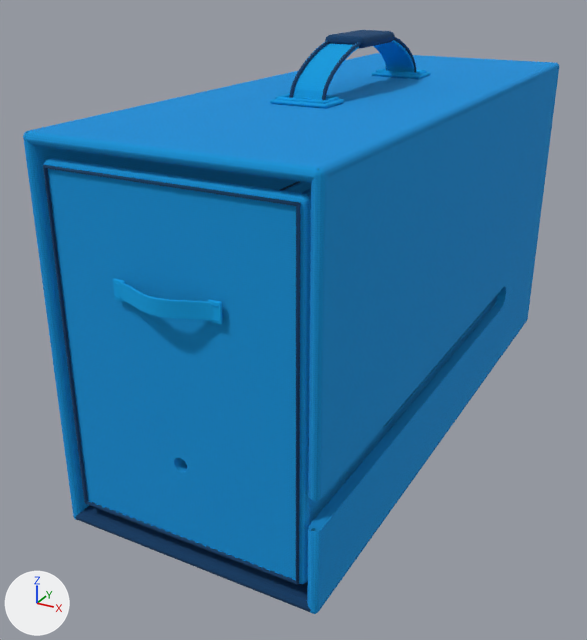
A saved change to the glTF model belt-volume-2-storage.glb.
Camera for both pictures: a 50 mm camera at (0.174, -0.385, 0.235) aimed at (-0.019, -0.035, 0.06). The axes (+X, +Y, +Z) are drawn at lower left. The lights are the same throughout. The older version comes first. Where no turn or scale is listed for an object, it has been applied to the vertices.

In view in the first picture: 'Cabinet_bottom', 'Cabinet_side', 'Cabinet_side.001', 'Cabinet_top', 'Carry_handle_anchor_cross.001', 'Carry_handle_anchor_seam', 'Carry_handle_anchor_seam.001', 'Carry_handle_anchor_seam_stitch', 'Carry_handle_anchor_seam_stitch.001', 'Carry_handle_padded_grip', 'Carry_handle_webbing', 'Drawer_front', 'Drawer_side', 'Drawer_side.001', 'Drawer_webbing_pull', 'Drawer_webbing_pull_stitched_end', 'Drawer_webbing_pull_stitched_end.001', 'Front_sewn_edge', 'Front_sewn_edge_stitch' and 5 more.
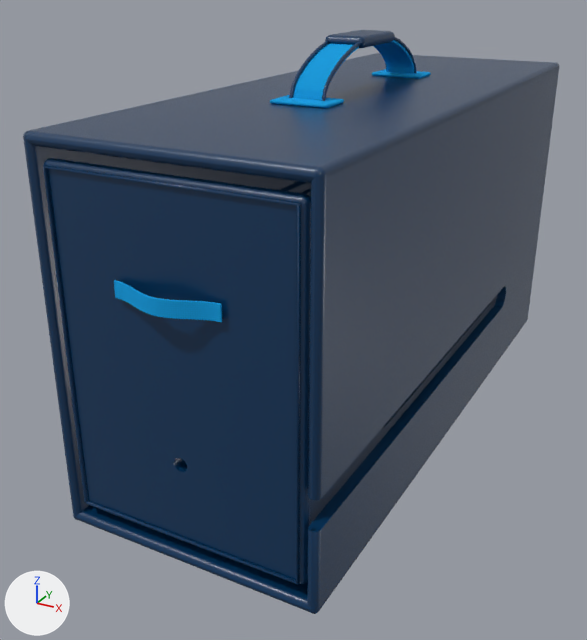
What changed in the scene script:
```text
Add img_plastic_exterior_normal:
    img_plastic_exterior_normal = load_image('Plastic exterior normal', '_unpacked/Plastic_exterior_normal', 256, 256, 'Non-Color')
Add img_plastic_exterior_color:
    img_plastic_exterior_color = load_image('Plastic exterior color', '_unpacked/Plastic_exterior_color', 256, 256, 'sRGB')
Change mat_utsw_thread_cloth_blue:
    mat_utsw_thread_cloth_blue.base_color: (0.0, 0.342, 0.761) -> (0.0, 0.0356, 0.109)  # blue #009ee2 -> dark blue #00355d
Add mat_utsw_shell_plastic_navy:
    mat_utsw_shell_plastic_navy = bpy.data.materials.new('UTSW shell plastic navy')
    # colours: dark blue #00355d
    # uses the picture img_plastic_exterior_color
    # uses the picture img_plastic_exterior_normal
Change me_cube_209:
    where me_cube_209.from_pydata(...)  # 96 vertices, 188 faces; spans x -0.003..0.003, y -0.165..0.165, z -0.089..0.089
    remove me_cube_209.materials.append(mat_utsw_shell_cloth_blue)
    add me_cube_209.materials.append(mat_utsw_shell_plastic_navy)
Change me_cube_210:
    where me_cube_210.from_pydata(...)  # 146 vertices, 288 faces; spans x -0.003..0.003, y -0.165..0.165, z -0.089..0.089
    remove me_cube_210.materials.append(mat_utsw_shell_cloth_blue)
    add me_cube_210.materials.append(mat_utsw_shell_plastic_navy)
Change me_cube_211:
    where me_cube_211.from_pydata(...)  # 96 vertices, 188 faces; spans x -0.064..0.064, y -0.165..0.165, z -0.003..0.003
    remove me_cube_211.materials.append(mat_utsw_shell_cloth_blue)
    add me_cube_211.materials.append(mat_utsw_shell_plastic_navy)
Change me_cube_217:
    where me_cube_217.from_pydata(...)  # 160 vertices, 320 faces; spans x -0.057..0.057, y -0.003..0.003, z -0.079..0.079
    remove me_cube_217.materials.append(mat_utsw_shell_cloth_blue)
    add me_cube_217.materials.append(mat_utsw_shell_plastic_navy)
Change me_cube_218:
    where me_cube_218.from_pydata(...)  # 164 vertices, 328 faces; spans x -0.002..0.002, y -0.157..0.157, z -0.052..0.052
    remove me_cube_218.materials.append(mat_utsw_shell_cloth_blue)
    add me_cube_218.materials.append(mat_utsw_shell_plastic_navy)
Change me_cube_219:
    where me_cube_219.from_pydata(...)  # 232 vertices, 468 faces; spans x -0.002..0.002, y -0.157..0.157, z -0.052..0.052
    remove me_cube_219.materials.append(mat_utsw_shell_cloth_blue)
    add me_cube_219.materials.append(mat_utsw_shell_plastic_navy)
```

Location of each change, (x1, y1, x2, y2) in pixels of the pictures (587 x 640 px):
'Drawer_front', recoloured (darker): (44, 158, 311, 584) in both
'Cabinet_side.001', recoloured: (307, 63, 559, 614) in both
'Cabinet_top', recoloured (darker): (26, 53, 558, 183) in both
'Cabinet_side', recoloured: (23, 53, 376, 519) in both
'Drawer_side.001', recoloured: (310, 295, 497, 524) in both
'Carry_handle_anchor_seam', recoloured: (275, 94, 339, 104) in both
'Drawer_webbing_pull_stitched_end.001', recoloured: (208, 299, 223, 324) in both
'Front_sewn_edge_stitch', recoloured: (46, 164, 295, 580) in both
'Drawer_side', recoloured (blue to black): (282, 182, 311, 196) in both
'Carry_handle_anchor_seam.001', recoloured: (376, 68, 427, 75) in both
'Drawer_webbing_pull_stitched_end', recoloured: (113, 279, 126, 302) in both
'Carry_handle_anchor_seam_stitch', recoloured: (284, 93, 336, 101) in both
'Carry_handle_anchor_seam_stitch.001', recoloured: (379, 69, 425, 73) in both
'Carry_handle_anchor_cross.001', recoloured: (298, 98, 330, 99) in both
